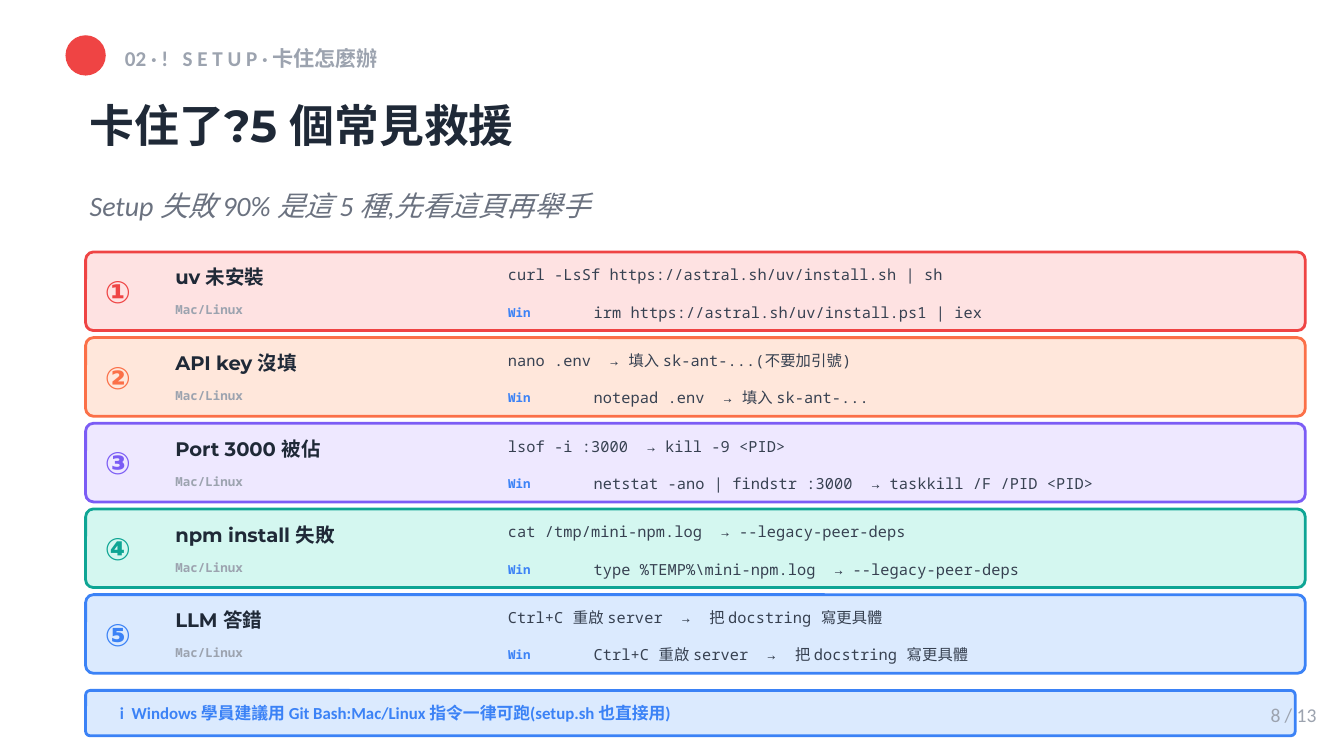
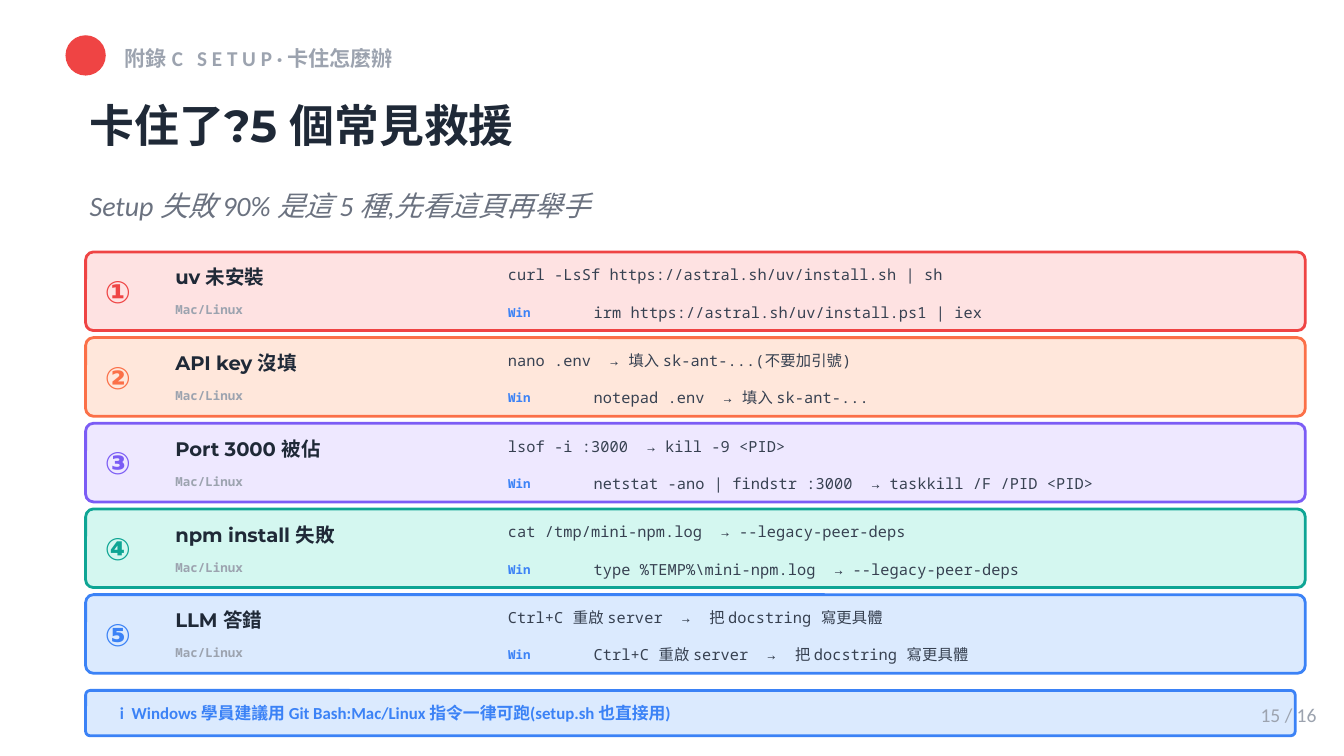
Before and after one commit to mjib007/nchu-mcp-workshop-2026, a slide deck: slide 15 of slides/04-hands-on-lab.pptx (slide 8 before the commit). Drawn at 1344x756 pixels with LibreOffice and Linux fonts; fonts in the diff are those of the drawing. Boxes give left, top, right and bottom in pixels: in the first picture for what was removed or moved away, otherwise in the second. Text is boxed around its words. In the diff, an @@ line names an element or a change of style, - is before the commit and + after.

```diff
--- a/slides/04-hands-on-lab.pptx
+++ b/slides/04-hands-on-lab.pptx
@@ text at box(125, 48, 392, 68): text changed @@
-02 · ! S E T U P · 卡住怎麼辦
+附錄 C S E T U P · 卡住怎麼辦
@@ text at box(1261, 709, 1317, 722): text changed @@
-8 / 13
+15 / 16
```
Also in this commit, not shown: 11 other slides changed, 3 slides added, 1 other file.
